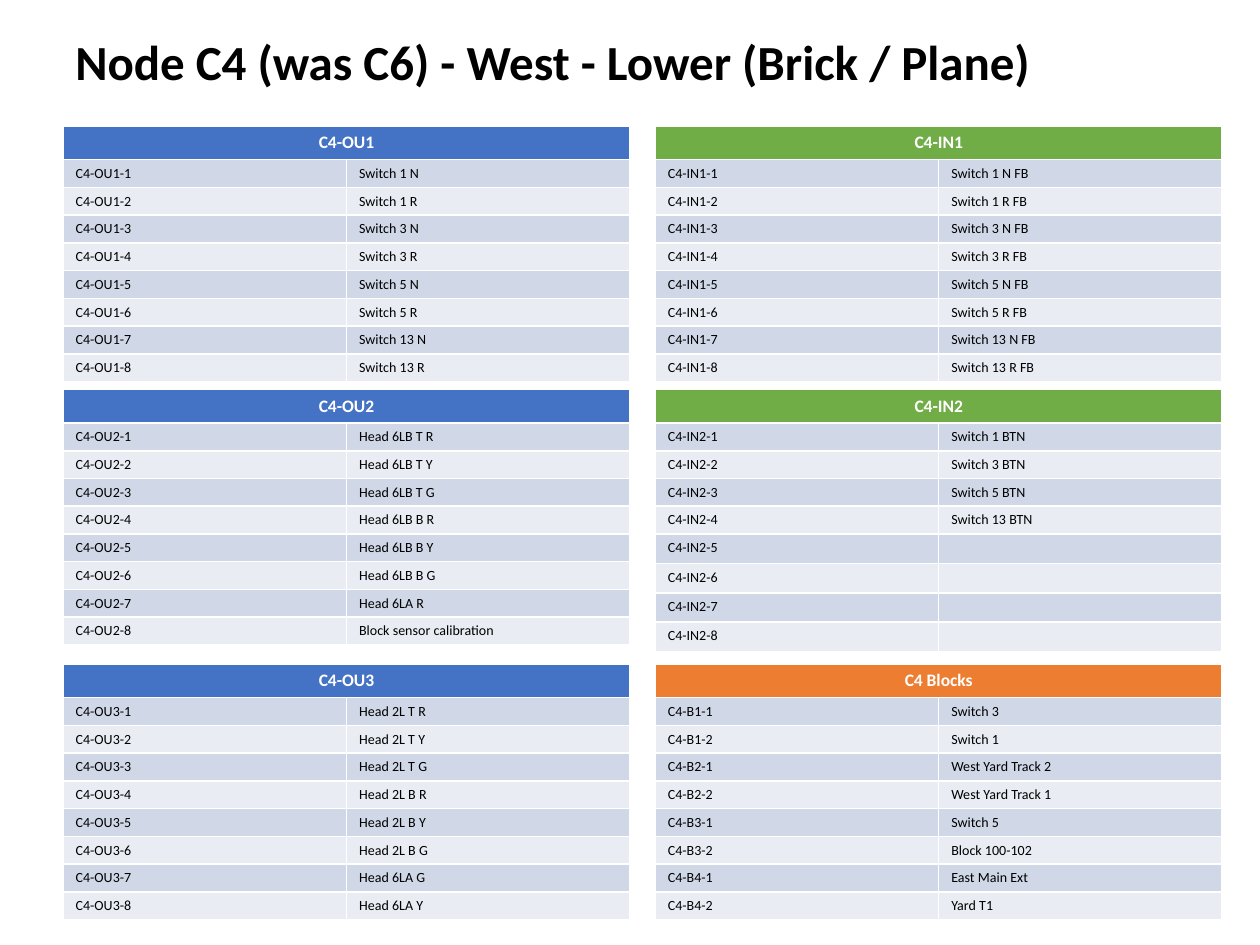
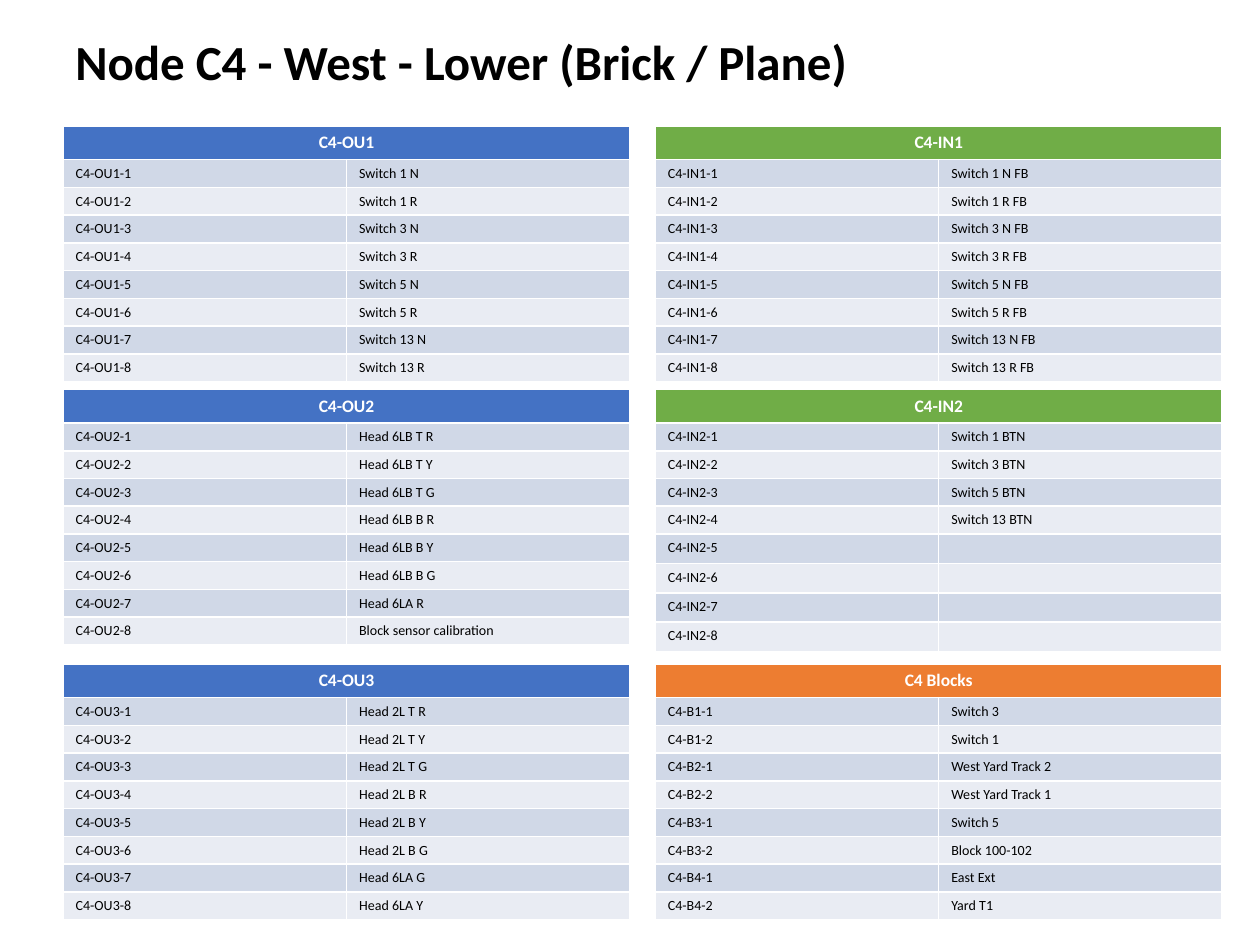
Before and after one commit to lnevo/hart, a slide deck: slide 6 of docs/wiring/Wiring_Schematic.pptx. Drawn at 1260x945 pixels with LibreOffice and Linux fonts; fonts in the diff are those of the drawing. Boxes give left, top, right and bottom in pixels: in the first picture for what was removed or moved away, otherwise in the second. Text is boxed around its words. In the diff, an @@ line names an element or a change of style, - is before the commit and + after.

```diff
--- a/docs/wiring/Wiring_Schematic.pptx
+++ b/docs/wiring/Wiring_Schematic.pptx
@@ text at box(75, 44, 846, 88): text changed @@
-Node C4 (was C6) - West - Lower (Brick / Plane)
+Node C4 - West - Lower (Brick / Plane)
@@ table at box(655, 664, 1222, 914) @@
-row 8, column 2: East Main Ext
+row 8, column 2: East Ext
```
Also in this commit, not shown: 12 other slides changed, 3 other files.
